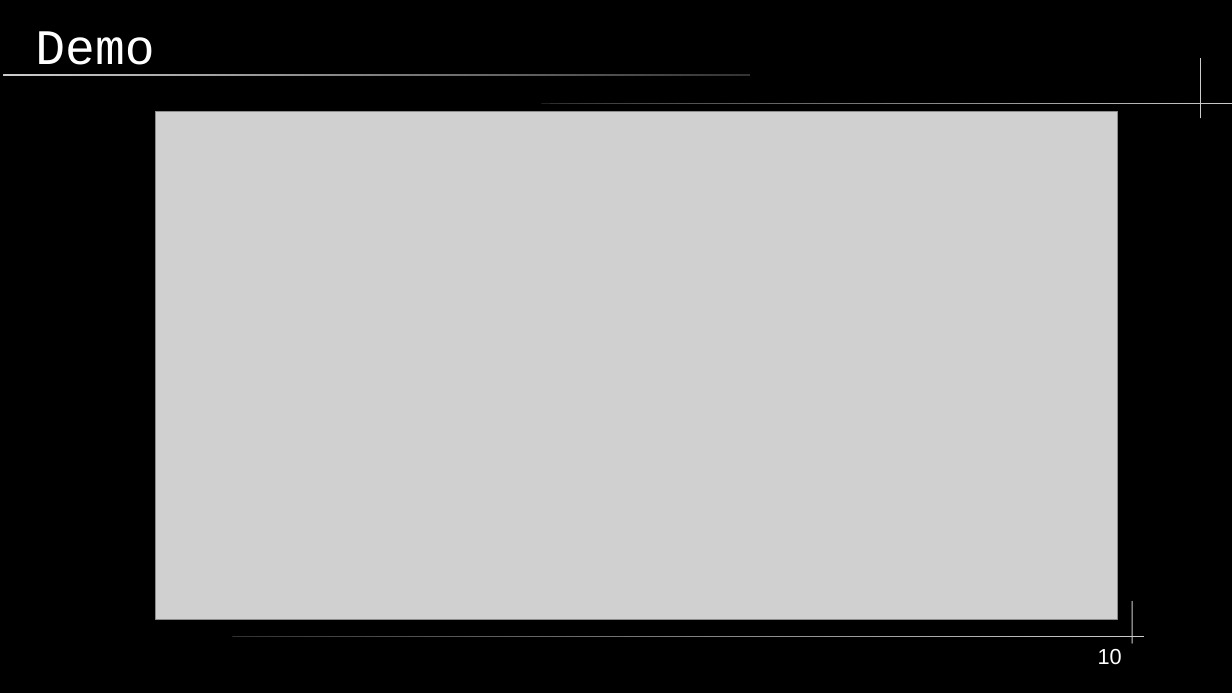
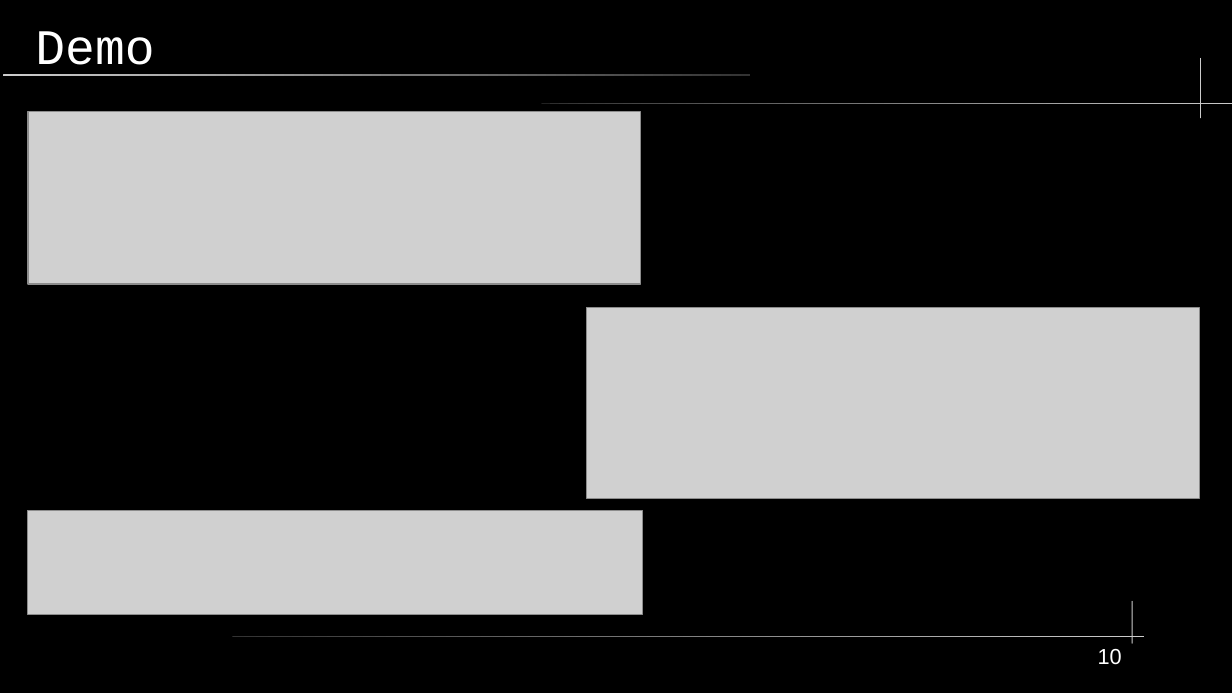
Before and after one commit to shinymonitor/hackyeah, a slide deck: slide 10 of presentation.odp. Drawn at 1232x693 pixels with LibreOffice and Linux fonts; fonts in the diff are those of the drawing; grey boxes stand for pictures. Boxes give left, top, right and bottom in pixels: in the first picture for what was removed or moved away, otherwise in the second. Text is boxed around its words. In the diff, an @@ line names an element or a change of style, - is before the commit and + after.

```diff
--- a/presentation.odp
+++ b/presentation.odp
@@ picture: place and size @@
-picture at bbox=[155, 112, 1118, 619]
+picture at bbox=[28, 112, 641, 284]
@@ picture added at bbox=[587, 307, 1200, 499] @@
@@ picture added at bbox=[28, 511, 643, 615] @@
```
Also in this commit, not shown: 5 other slides changed, 11 other files.
